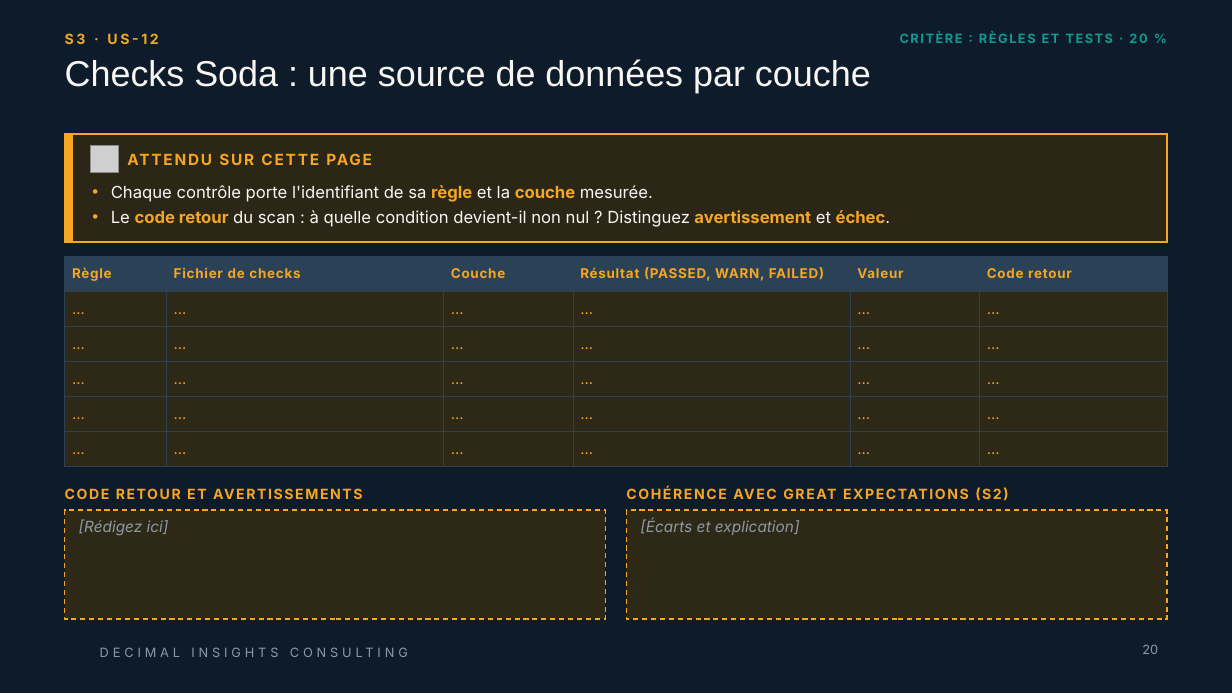
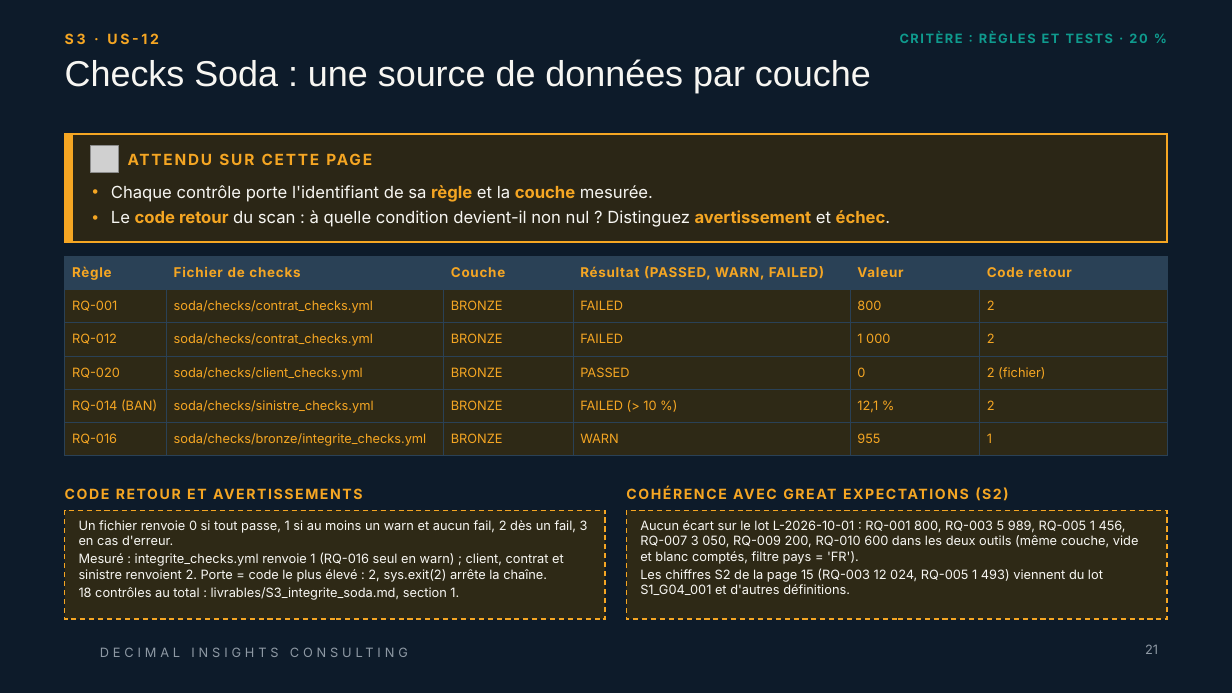
Before and after one commit to linam02/td-qualite-g04, a slide deck: slide 21 of livrables/Livrable_Groupe_TD_AssurConnect.pptx (slide 20 before the commit). Drawn at 1232x693 pixels with LibreOffice and Linux fonts; fonts in the diff are those of the drawing; grey boxes stand for pictures; background and template pictures are left out. Boxes give left, top, right and bottom in pixels: in the first picture for what was removed or moved away, otherwise in the second. Text is boxed around its words. In the diff, an @@ line names an element or a change of style, - is before the commit and + after.

Commit message:
Livrables finaux : S5, équipe, journal 10-13, rôles, PowerPoint

```diff
--- a/livrables/Livrable_Groupe_TD_AssurConnect.pptx
+++ b/livrables/Livrable_Groupe_TD_AssurConnect.pptx
@@ table at [65, 256, 1167, 456] @@
-row 2: … | … | … | … | … | …
+row 2: RQ-001 | soda/checks/contrat_checks.yml | BRONZE | FAILED | 800 | 2
-row 3: … | … | … | … | … | …
+row 3: RQ-012 | soda/checks/contrat_checks.yml | BRONZE | FAILED | 1 000 | 2
-row 4: … | … | … | … | … | …
+row 4: RQ-020 | soda/checks/client_checks.yml | BRONZE | PASSED | 0 | 2 (fichier)
-row 5: … | … | … | … | … | …
+row 5: RQ-014 (BAN) | soda/checks/sinistre_checks.yml | BRONZE | FAILED (> 10 %) | 12,1 % | 2
-row 6: … | … | … | … | … | …
+row 6: RQ-016 | soda/checks/bronze/integrite_checks.yml | BRONZE | WARN | 955 | 1
@@ borders changed @@
@@ text in rectangle at [79, 520, 588, 600]: text changed; size 12 to 10 pt; text colour #8E99A4 to #F7F6F2; italic off @@
-[Rédigez ici]
+Un fichier renvoie 0 si tout passe, 1 si au moins un warn et aucun fail, 2 dès un fail, 3 en cas d'erreur.
+Mesuré : integrite_checks.yml renvoie 1 (RQ-016 seul en warn) ; client, contrat et sinistre renvoient 2. Porte = code le plus élevé : 2, sys.exit(2) arrête la chaîne.
+18 contrôles au total : livrables/S3_integrite_soda.md, section 1.
@@ text in rectangle at [640, 520, 1139, 595]: text changed; size 12 to 10 pt; text colour #8E99A4 to #F7F6F2; italic off @@
-[Écarts et explication]
+Aucun écart sur le lot L-2026-10-01 : RQ-001 800, RQ-003 5 989, RQ-005 1 456, RQ-007 3 050, RQ-009 200, RQ-010 600 dans les deux outils (même couche, vide et blanc comptés, filtre pays = 'FR').
+Les chiffres S2 de la page 15 (RQ-003 12 024, RQ-005 1 493) viennent du lot S1_G04_001 et d'autres définitions.
@@ page number at [1145, 644, 1158, 654]: text changed @@
-20
+21
```
Also in this commit, not shown: 45 other slides changed, 2 slides added, 8 other files.
